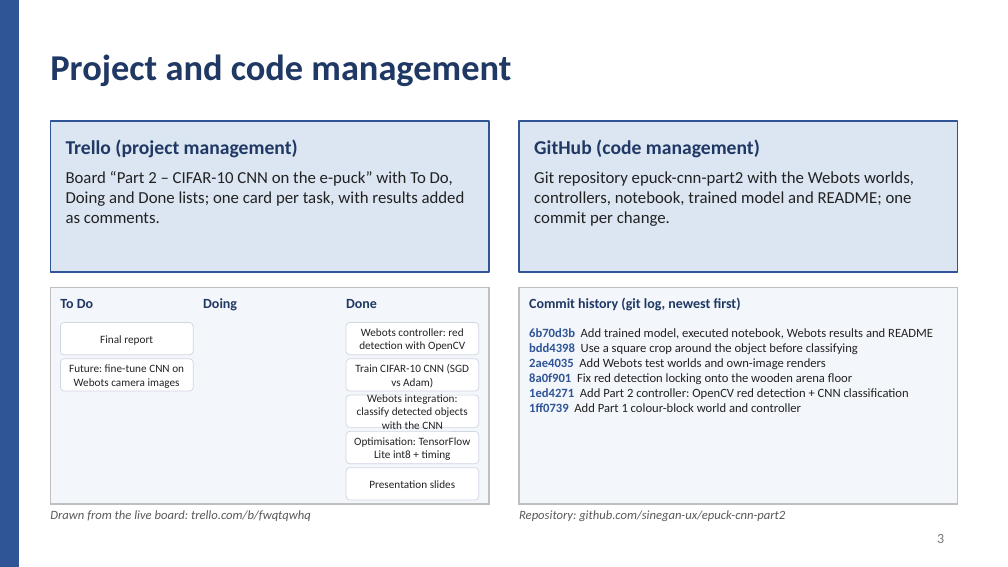
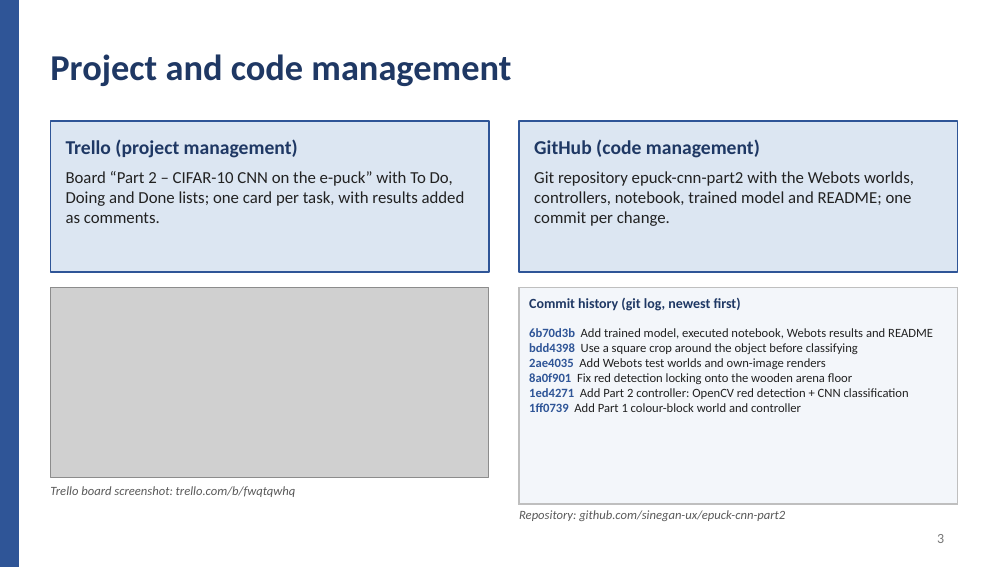
Before and after one commit to sinegan-ux/epuck-cnn-part2, a slide deck: slide 3 of presentation/Project_Part2_Presentation.pptx. Drawn at 1008x567 pixels with LibreOffice and Linux fonts; fonts in the diff are those of the drawing; grey boxes stand for pictures. Boxes give left, top, right and bottom in pixels: in the first picture for what was removed or moved away, otherwise in the second. Text is boxed around its words. In the diff, an @@ line names an element or a change of style, - is before the commit and + after.

```diff
--- a/presentation/Project_Part2_Presentation.pptx
+++ b/presentation/Project_Part2_Presentation.pptx
@@ rectangle removed at bbox=[50, 287, 489, 504] @@
@@ picture added at bbox=[50, 287, 489, 477] @@
@@ text removed at bbox=[60, 299, 93, 308] @@
-To Do
@@ text removed at bbox=[203, 298, 237, 311] @@
-Doing
@@ text removed at bbox=[346, 299, 377, 308] @@
-Done
@@ rounded rectangle removed at bbox=[60, 323, 194, 355] @@
-Final report
@@ rounded rectangle removed at bbox=[346, 323, 479, 355] @@
-Webots controller: red detection with OpenCV
@@ rounded rectangle removed at bbox=[60, 359, 194, 391] @@
-Future: fine-tune CNN on Webots camera images
@@ rounded rectangle removed at bbox=[346, 359, 479, 391] @@
-Train CIFAR-10 CNN (SGD vs Adam)
@@ rounded rectangle removed at bbox=[346, 395, 479, 427] @@
-Webots integration: classify detected objects with the CNN
@@ rounded rectangle removed at bbox=[346, 431, 479, 464] @@
-Optimisation: TensorFlow Lite int8 + timing
@@ rounded rectangle removed at bbox=[346, 468, 479, 500] @@
-Presentation slides
@@ text at bbox=[50, 486, 296, 497]: text changed @@
-Drawn from the live board: trello.com/b/fwqtqwhq
+Trello board screenshot: trello.com/b/fwqtqwhq
```
Also in this commit, not shown: 6 other slides changed, 4 other files.
